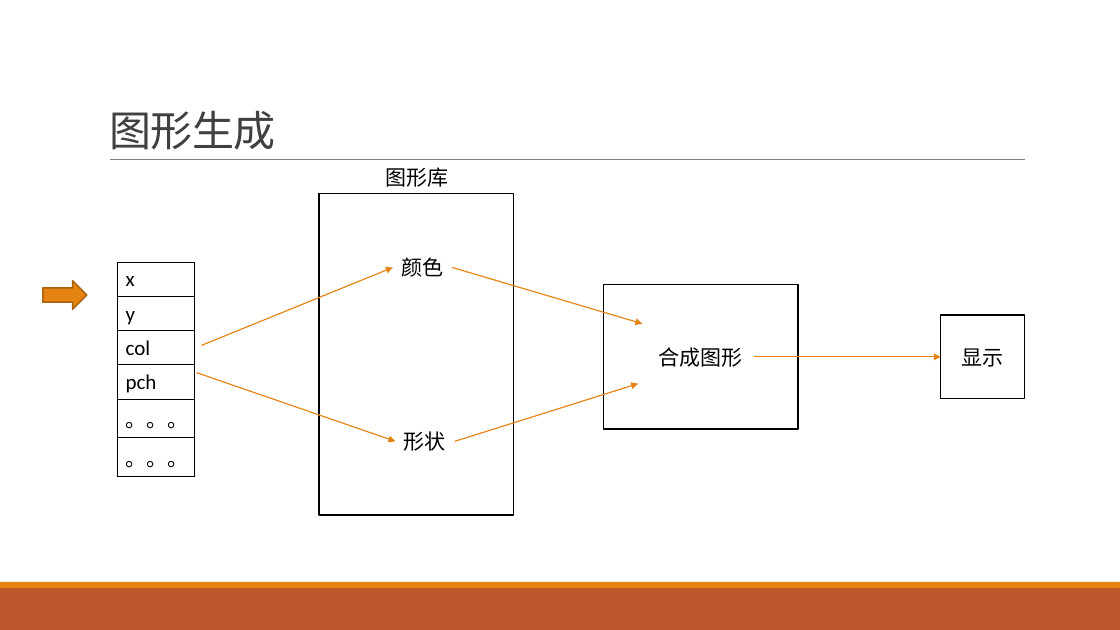
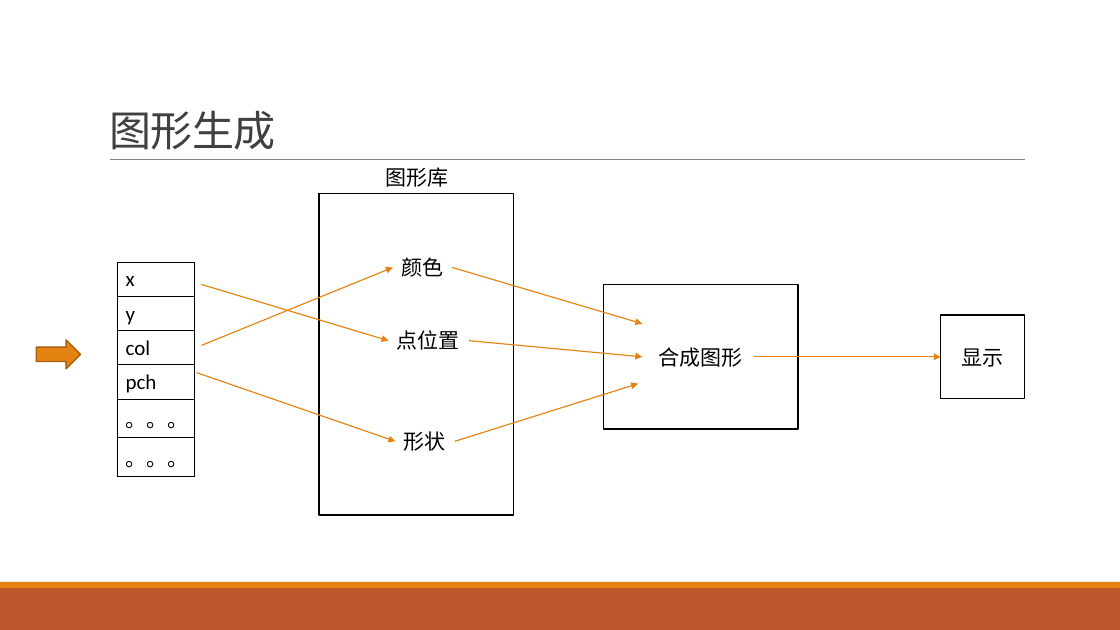
Before and after one commit to exoplanetX/DataAnalytics, a slide deck: slide 9 of 数据分析-5-数据可视化.pptx. Drawn at 1120x630 pixels with LibreOffice and Linux fonts; fonts in the diff are those of the drawing. Boxes give left, top, right and bottom in pixels: in the first picture for what was removed or moved away, otherwise in the second. Text is boxed around its words. In the diff, an @@ line names an element or a change of style, - is before the commit and + after.

```diff
--- a/数据分析-5-数据可视化.pptx
+++ b/数据分析-5-数据可视化.pptx
@@ arrow added from (202, 285) to (389, 341), #E48312 1 pt @@
@@ right arrow: place and size @@
-right arrow at (43,281,87,309)
+right arrow at (36,340,80,369)
@@ text added at (397,330,460,350), 18 pt, text #000000 @@
+点位置
@@ arrow added from (469, 341) to (643, 357), #E48312 1 pt @@
```
Also in this commit, not shown: 8 other slides changed, 4 slides added, 3 slides removed, 1 other file.
